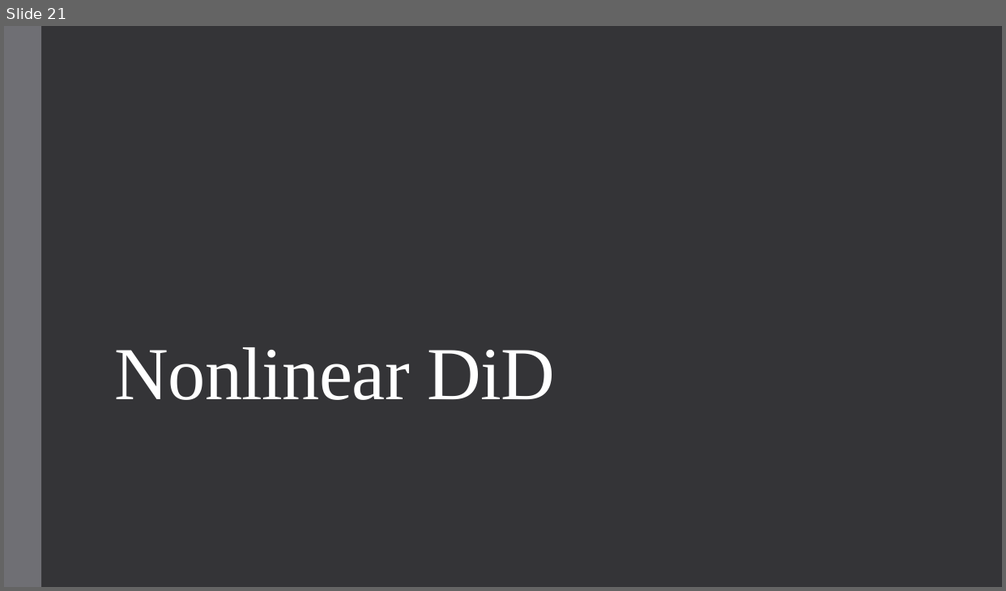
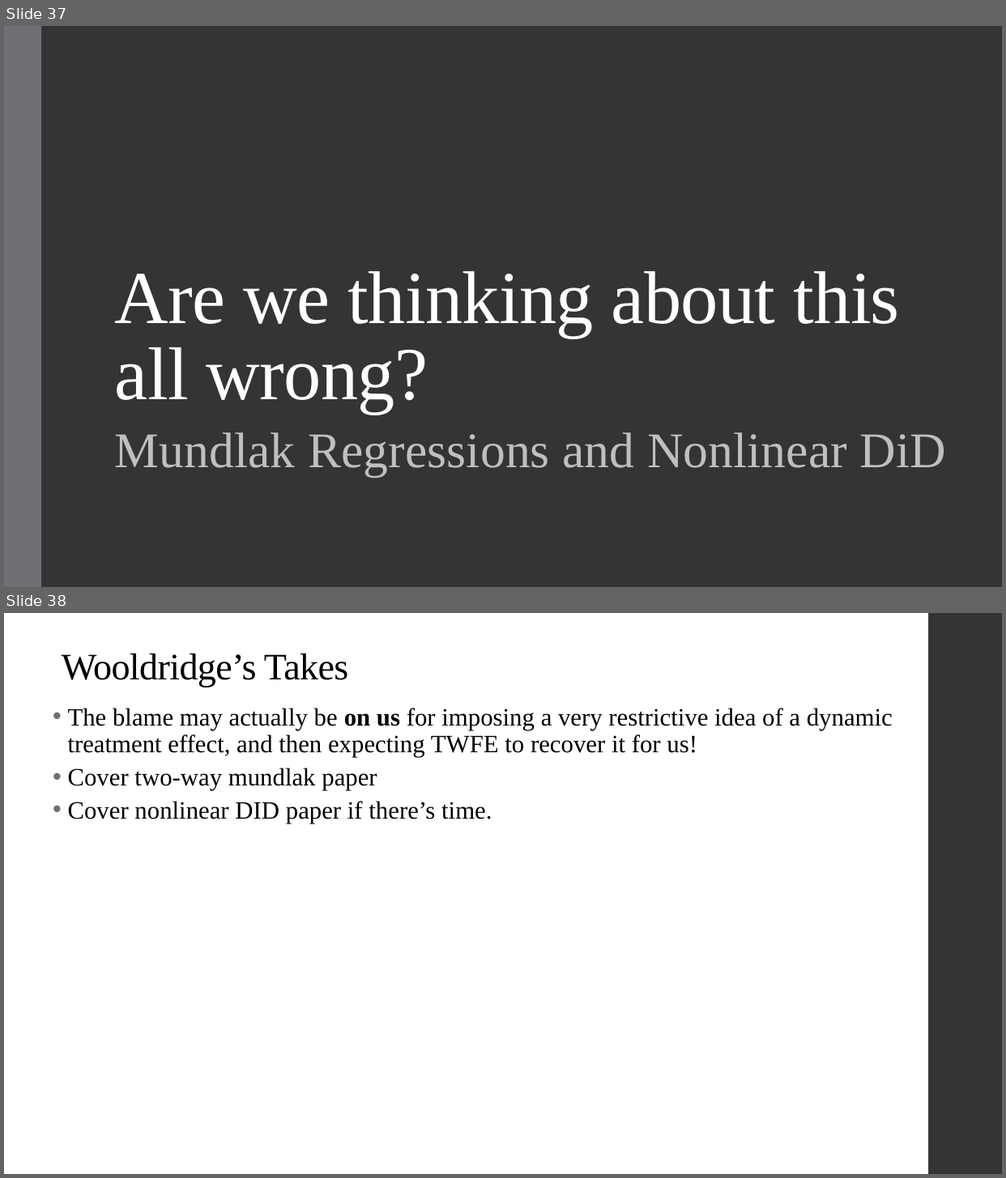
Before and after one commit to qiufei/fork-HAD5744, a slide deck: Lecture11_StaggeredAdoption/Lecture11_StaggeredAdoption_2022F.pptx. Shown one above the other, each under a label of ours: slide 21 before the commit, slides 37 and 38 after it. The pictures are 1006x591 and 1006x1178 pixels, drawn with LibreOffice and Linux fonts; fonts in the diff are those of the drawing. Boxes give left, top, right and bottom in pixels: in the first picture for what was removed or moved away, otherwise in the second. Text is boxed around its words. In the diff, an @@ line names an element or a change of style, - is before the commit and + after.

Commit message:
Update lecture 11
Just missing Wooldridge

```diff
--- a/Lecture11_StaggeredAdoption/Lecture11_StaggeredAdoption_2022F.pptx
+++ b/Lecture11_StaggeredAdoption/Lecture11_StaggeredAdoption_2022F.pptx
@@ slide 38 added at [4, 613, 1002, 1174], background #FFFFFF @@
@@ rectangle added at [928, 613, 1002, 1174], fill #353537 @@
@@ title added at [62, 653, 349, 687], 36 pt, text #000000 @@
+Wooldridge’s Takes
@@ text added at [68, 708, 893, 824], 24 pt, text #000000 @@
+  • The blame may actually be on us for imposing a very restrictive idea of a dynamic treatment effect, and then expecting TWFE to recover it for us!
+  • Cover two-way mundlak paper
+  • Cover nonlinear DID paper if there’s time.
@@ what was slide 21 is now slide 37 @@
@@ slide 37 changed as well @@
@@ title at [115, 271, 899, 413]: text changed @@
-Nonlinear DiD
+Are we thinking about this all wrong?
@@ subtitle added at [115, 433, 946, 477], 48 pt, text #BFBFBF @@
+Mundlak Regressions and Nonlinear DiD
```
Also in this commit, not shown: 5 other slides changed, 17 other slides added, 1 slide removed, 23 other files.
